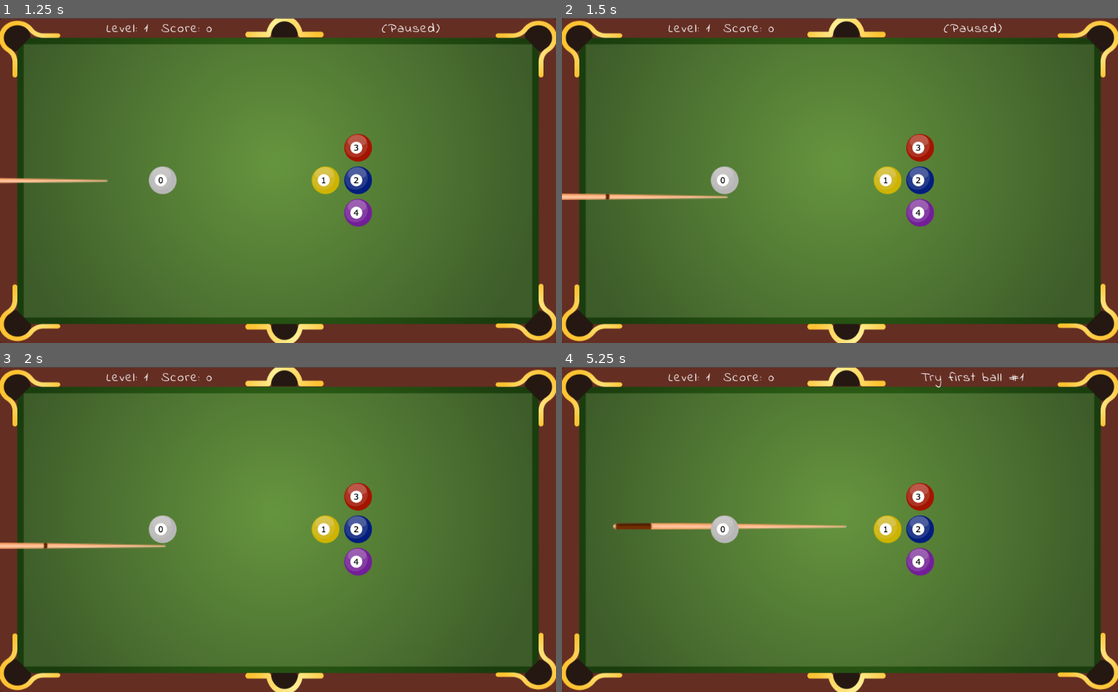
Above: before the commit, frames 1-4 (two rows, left to right).
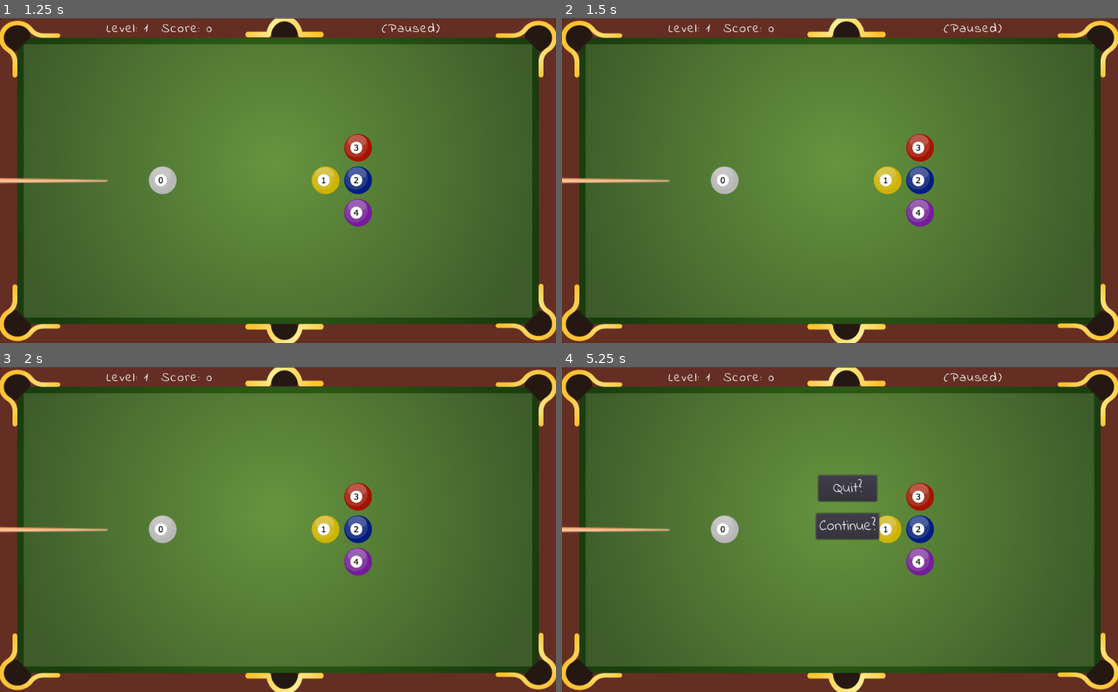
Above: after the commit, the same moments.

Repository: AlbertoPachecoDev/Fisica2D
Game: Godot game, scene res://Main.tscn
Two runs of this game, one before a commit and one after it. Both use one fixed random seed, a clock stepped at 60 frames per second and the inputs below. Sound files missing from this copy of the repository are replaced by a short silence.
Inputs (mouse positions are in pixels of both pictures, inside the frame that each line leads up to):
- Up to frame 1 (1.25 s): tap Enter (ui_accept) at 0.5 s; move the mouse to (400, 164) at 0.52 s; hold Enter (ui_accept) from 0.53 s (still down)
- Up to frame 2 (1.5 s): move the mouse to (728, 196) at 1.27 s; release Enter (ui_accept) at 1.28 s; click (728, 196) at 1.35 s
- Up to frame 3 (2 s): tap Enter (ui_accept) at 1.52, 1.55, 1.82 s
- Up to frame 4 (5.25 s): tap Enter (ui_accept) at 2, 3.02, 3.05, 3.32, 3.5 s; move the mouse to (895, 458) at 2.02 s; hold Enter (ui_accept) 2.03-2.78 s; move the mouse to (812, 594) at 2.77 s; click (812, 594) at 2.85 s; move the mouse to (1006, 578) at 3.52 s; hold Enter (ui_accept) 3.53-4.25 s; tap Escape (ui_cancel) at 4.15 s; click "Continue?" at 4.25 s; click (845, 526) at 5 s, where only the run after the commit has a clickable "Continue?"

Frame 1 is identical in both runs. In frame 2, 0.7% of the frame differs, in the area x 0-30%, y 49-56%; in frame 3, 0.7%; in frame 4, 2.9%, in the area x 0-83%, y 1-54%.

Commit message:
Ver 0.85 autoload version
Gobal scene

Diff:
--- a/Global.gd
+++ b/Global.gd
@@ -2,3 +2,56 @@
 
 var level = 1
 var score = 0
+var first_ball # issue-8 winning ball
+var tot_balls  # issue-13
+var root       # issue-13 main scene
+
+onready var cont = get_node("buttons/cont")
+onready var quit = get_node("buttons/quit")
+
+func _ready():
+	z_index = 10 # isssue-13 score over main scene
+	$buttons.z_index = 10 # isssue-13 buttons over
+	pause_mode = Node.PAUSE_MODE_PROCESS # issue-4 avoids pausing input
+	hide_buttons() # issue-13
+	tot_balls = 5 if level==1 else 10 # issue 7 8 13
+	var rng = RandomNumberGenerator.new() # issue 8
+	rng.randomize()
+	first_ball = rng.randi_range(1, tot_balls - 1) # issue-8
+	set_score(0, "Try first ball #" + str(first_ball))
+
+func _input(_event): # issue-13
+	if Input.is_action_pressed("ui_cancel"): # issue-5 quit game
+		show_buttons()
+		root.set_pause(true) # BUG
+		#get_tree().paused = true
+		#pause_mode = Node.PAUSE_MODE_PROCESS
+	elif Input.is_action_pressed("ui_accept"): # issue-4 pause mode
+		root.toggle_pause()
+
+func set_main(scene): # issue-13
+	root = scene
+	# print(root.name)
+
+func show_buttons(c=true, q=true): # issue-13
+	cont.visible = c
+	quit.visible = q
+
+func hide_buttons(c=true, q=true): # issue-13
+	cont.visible = not c
+	quit.visible = not q
+
+func set_score(num=0, info=""): # issue-13
+	score += num
+	$score.text = "Level: "+str(level)+"  Score: "+str(score)
+	if info != "":
+		$info.text = info
+
+func _on_cont_pressed(): # issue-13
+	root.set_pause(false) # issue-5 bug
+	# warning-ignore:return_value_discarded
+	get_tree().reload_current_scene()
+
+func _on_quit_pressed(): #issue 5 13
+	print("End & play again")
+	get_tree().quit()
--- a/Global.tscn
+++ b/Global.tscn
@@ -1,6 +1,70 @@
-[gd_scene load_steps=2 format=2]
+[gd_scene load_steps=6 format=2]
 
 [ext_resource path="res://Global.gd" type="Script" id=1]
+[ext_resource path="res://fonts/IndieFlower.ttf" type="DynamicFontData" id=2]
+[ext_resource path="res://fonts/score.tres" type="DynamicFont" id=3]
 
-[node name="Node2D" type="Node2D"]
+[sub_resource type="DynamicFont" id=1]
+size = 28
+font_data = ExtResource( 2 )
+
+[sub_resource type="Theme" id=2]
+default_font = SubResource( 1 )
+
+[node name="Global" type="Node2D"]
+pause_mode = 2
+z_index = 10
 script = ExtResource( 1 )
+
+[node name="score" type="Label" parent="."]
+margin_left = 120.0
+margin_top = 2.0
+margin_right = 466.0
+margin_bottom = 38.0
+custom_fonts/font = ExtResource( 3 )
+text = "Score"
+align = 1
+__meta__ = {
+"_edit_use_anchors_": false
+}
+
+[node name="info" type="Label" parent="."]
+margin_left = 608.0
+margin_top = 2.0
+margin_right = 905.0
+margin_bottom = 35.0
+custom_fonts/font = ExtResource( 3 )
+align = 1
+__meta__ = {
+"_edit_use_anchors_": false
+}
+
+[node name="buttons" type="Node2D" parent="."]
+pause_mode = 2
+
+[node name="cont" type="Button" parent="buttons"]
+pause_mode = 2
+margin_left = 468.0
+margin_top = 270.0
+margin_right = 584.0
+margin_bottom = 318.0
+theme = SubResource( 2 )
+text = "Continue?"
+__meta__ = {
+"_edit_use_anchors_": false
+}
+
+[node name="quit" type="Button" parent="buttons"]
+pause_mode = 2
+margin_left = 472.0
+margin_top = 200.0
+margin_right = 580.0
+margin_bottom = 248.0
+theme = SubResource( 2 )
+text = "Quit?"
+__meta__ = {
+"_edit_use_anchors_": false
+}
+
+[connection signal="pressed" from="buttons/cont" to="." method="_on_cont_pressed"]
+[connection signal="pressed" from="buttons/quit" to="." method="_on_quit_pressed"]
--- a/Main.tscn
+++ b/Main.tscn
@@ -1,48 +1,17 @@
-[gd_scene load_steps=10 format=2]
+[gd_scene load_steps=6 format=2]
 
 [ext_resource path="res://taco.tscn" type="PackedScene" id=1]
 [ext_resource path="res://table.tscn" type="PackedScene" id=2]
 [ext_resource path="res://main.gd" type="Script" id=3]
-[ext_resource path="res://fonts/IndieFlower.ttf" type="DynamicFontData" id=4]
-[ext_resource path="res://fonts/score.tres" type="DynamicFont" id=5]
 [ext_resource path="res://audio/drop.wav" type="AudioStream" id=6]
 [ext_resource path="res://audio/ending.wav" type="AudioStream" id=7]
 
-[sub_resource type="DynamicFont" id=1]
-size = 28
-font_data = ExtResource( 4 )
-
-[sub_resource type="Theme" id=2]
-default_font = SubResource( 1 )
-
-[node name="global" type="Node2D"]
+[node name="main" type="Node2D"]
+z_index = 1
 script = ExtResource( 3 )
 
 [node name="table" parent="." instance=ExtResource( 2 )]
 position = Vector2( 0, 0.766235 )
-
-[node name="score" type="Label" parent="."]
-margin_left = 120.0
-margin_top = 2.0
-margin_right = 466.0
-margin_bottom = 38.0
-custom_fonts/font = ExtResource( 5 )
-text = "Score"
-align = 1
-__meta__ = {
-"_edit_use_anchors_": false
-}
-
-[node name="info" type="Label" parent="."]
-margin_left = 608.0
-margin_top = 2.0
-margin_right = 905.0
-margin_bottom = 35.0
-custom_fonts/font = ExtResource( 5 )
-align = 1
-__meta__ = {
-"_edit_use_anchors_": false
-}
 
 [node name="hole" type="AudioStreamPlayer2D" parent="."]
 stream = ExtResource( 6 )
@@ -61,33 +30,7 @@
 [node name="inc_damp" type="Timer" parent="."]
 wait_time = 0.25
 
-[node name="buttons" type="Node2D" parent="."]
-
-[node name="quit" type="Button" parent="buttons"]
-margin_left = 472.0
-margin_top = 200.0
-margin_right = 580.0
-margin_bottom = 248.0
-theme = SubResource( 2 )
-text = "Quit?"
-__meta__ = {
-"_edit_use_anchors_": false
-}
-
-[node name="continue" type="Button" parent="buttons"]
-margin_left = 468.0
-margin_top = 270.0
-margin_right = 584.0
-margin_bottom = 318.0
-theme = SubResource( 2 )
-text = "Continue?"
-__meta__ = {
-"_edit_use_anchors_": false
-}
-
 [connection signal="finished" from="hole" to="." method="_on_hole_finished"]
 [connection signal="finished" from="end" to="." method="_on_end_finished"]
 [connection signal="timeout" from="start_damp" to="." method="_on_friction_timeout"]
 [connection signal="timeout" from="inc_damp" to="." method="_on_inc_damp_timeout"]
-[connection signal="pressed" from="buttons/quit" to="." method="_on_exit_pressed"]
-[connection signal="pressed" from="buttons/continue" to="." method="_on_continue_pressed"]
--- a/main.gd
+++ b/main.gd
@@ -45,35 +45,19 @@
 ]
 
 const MxDampCnt = 45  # timer-activated damping cycles
-var screenH
-var screenW
 
 onready var shots = 0  # issue-7
 onready var balls = { }
 onready var ball0 = null
 onready var count_damp = 0
 onready var drop_id = null # issue-1 drop-ball effect
-onready var first_ball = 0 # issue-8 winning ball
 onready var drops = 0   # issue-8 dropped balls counter
 
 onready var ball = preload("res://ball.tscn")
-onready var cont = get_node("buttons/continue") # issue-5
-onready var quit = get_node("buttons/quit")     # issue-6
 
 func _ready():
-	quit.visible = false # issue-5
-	cont.visible = false # issue-6
-	$buttons.z_index = 1
-	var scr = get_viewport_rect().size
-	screenW = scr.x
-	screenH = scr.y
-	pause_mode = Node.PAUSE_MODE_PROCESS # issue-4 avoids pausing input
-	var tot = 5 if Global.level==1 else 10 # issue-7 & 8
-	var rng = RandomNumberGenerator.new()
-	rng.randomize()
-	first_ball = rng.randi_range(1, tot-1) # issue-8
-	$info.text = "Try first ball #" + str(first_ball)
-	for id in range(tot): # issue-7: only 5-balls if level=0
+	Global.set_main(get_node(".")) # issue-13
+	for id in range(Global.tot_balls): # issue-7
 		var b = ball.instance()
 		if id == 0:
 			ball0 = b
@@ -86,38 +70,43 @@
 		b.set_position(POS[id])
 		b.get_node("sprite").set_texture(BallImage[id])
 		add_child(b)
+	set_process_input(false)
 	reset()
 
-func _input(_event):
-	if Input.is_action_pressed("ui_cancel"): # issue-5 quit game
-		cont.visible = true
-		quit.visible = true
-		get_tree().paused = true # BUG
-	elif Input.is_action_pressed("ui_accept"): # issue-4 pause mode
-		var pause = not get_tree().paused
-		if pause:
-			$info.text = "(Paused)"
-		else:
-			$info.text = ""
-		$start_damp.paused = pause
-		$inc_damp.paused = pause
-		get_tree().paused = pause
+func set_pause(mode): # issue-13
+	print("set_pause=", mode)
+	get_tree().paused = mode
+
+func toggle_pause(): # issue-13
+	var pause = not get_tree().paused
+	print("toggle_pause=", pause)
+	if pause:
+		Global.set_score(0, "(Paused)") # display status
+	else:
+		Global.set_score(0, " ") # clear info
+	set_pause(pause)
 
 func reset():
 	$inc_damp.stop()
 	count_damp = 0
 	if shots > 0:
-		$info.text = "Shots: "+str(shots)
+		Global.set_score(0, "Shots: "+str(shots)) # issue-13
+	else:
+		Global.set_score() # issue-13 refresh score
 	shots += 1
-	set_score()
 	emit_signal("reset")
 
 func _cue_hit(_body):
 	$start_damp.start()
 
-func set_score(num=0):
-	Global.score += num
-	$score.text = "Level: "+str(Global.level)+"  Score: "+str(Global.score)
+func drop_hole(id): # issue-1 drop-ball effect
+	drops += 1 # issue-8
+	drop_id = id
+	if id == 0:
+		ball0.drop() # bug
+	else:
+		balls[id].drop()
+	$hole.play()
 
 func ball_out(id): # issue-3 remove outsider-ball
 	if balls.has(id):
@@ -128,7 +117,7 @@
 			b.queue_free()
 			balls.erase(id)
 			drops += 1
-			set_score(-100)
+			Global.set_score(-100)
 
 func _on_friction_timeout():
 	count_damp = 1
@@ -154,18 +143,6 @@
 		$inc_damp.stop()
 		reset()
 
-func _on_end_finished():
-	cont.visible = true # issue-6 continue-button
-
-func drop_hole(id): # issue-1 drop-ball effect
-	drops += 1 # issue-8
-	drop_id = id
-	if id == 0:
-		ball0.drop() # bug
-	else:
-		balls[id].drop()
-	$hole.play()
-
 func _on_hole_finished(): # issue-1 drop-ball effect
 	if drop_id == 0: # ball-0?
 		$end.play() # issue-10 game over!
@@ -178,23 +155,19 @@
 				b.queue_free()
 				balls.erase(drop_id)
 				var punish = 100 if shots > 10 else ((shots-1) * 10)
-				if drops==1 and first_ball==drop_id: # issue-8 first-drop is winning-ball?
-					set_score(700 - punish)
-					$info.text = "Wonderful!"
+				if drops==1 and Global.first_ball==drop_id: # issue-8 first-drop is winning-ball?
+					Global.set_score(700 - punish, "Wonderful!")
+					#$info.text = "Wonderful!"
 				elif not balls.empty() and balls.keys().min() > drop_id: # issue-9 smaller ball
-					set_score(200 + 50 * drop_id - punish)
-					$info.text = "Great!"
+					Global.set_score(200 + 50 * drop_id - punish, "Great!")
+					#$info.text = "Great!"
 				else: # issue-9
-					set_score(120 - punish)
-					$info.text = "Fine!"
+					Global.set_score(120 - punish, "Fine!")
+					# $info.text = "Fine!"
 				if balls.empty(): # issue-10 end: wins!
 					Global.level += 1
 					$end.play()
 
-func _on_continue_pressed(): # issue-6-10 restart game
-	get_tree().paused = false # issue-5 bug
-	# warning-ignore:return_value_discarded
-	get_tree().reload_current_scene()
-
-func _on_exit_pressed(): #issue-5
-	get_tree().quit()
+func _on_end_finished():
+	#Global.cont.visible = true # issue-6 continue-button
+	Global.show_buttons(true, false) # issue-13 show continue-button only
--- a/taco.gd
+++ b/taco.gd
@@ -85,6 +85,9 @@
 func _process(_delta):
 	if state == BallState.MOVING: return
 	if state == BallState.OFF: return
+	if get_tree().paused:
+		print("CUE PAUSED!")
+		return
 	var position = get_viewport().get_mouse_position()
 	if Input.is_action_pressed("click"): # dragging?
 		if state == BallState.DRAG: # moving
